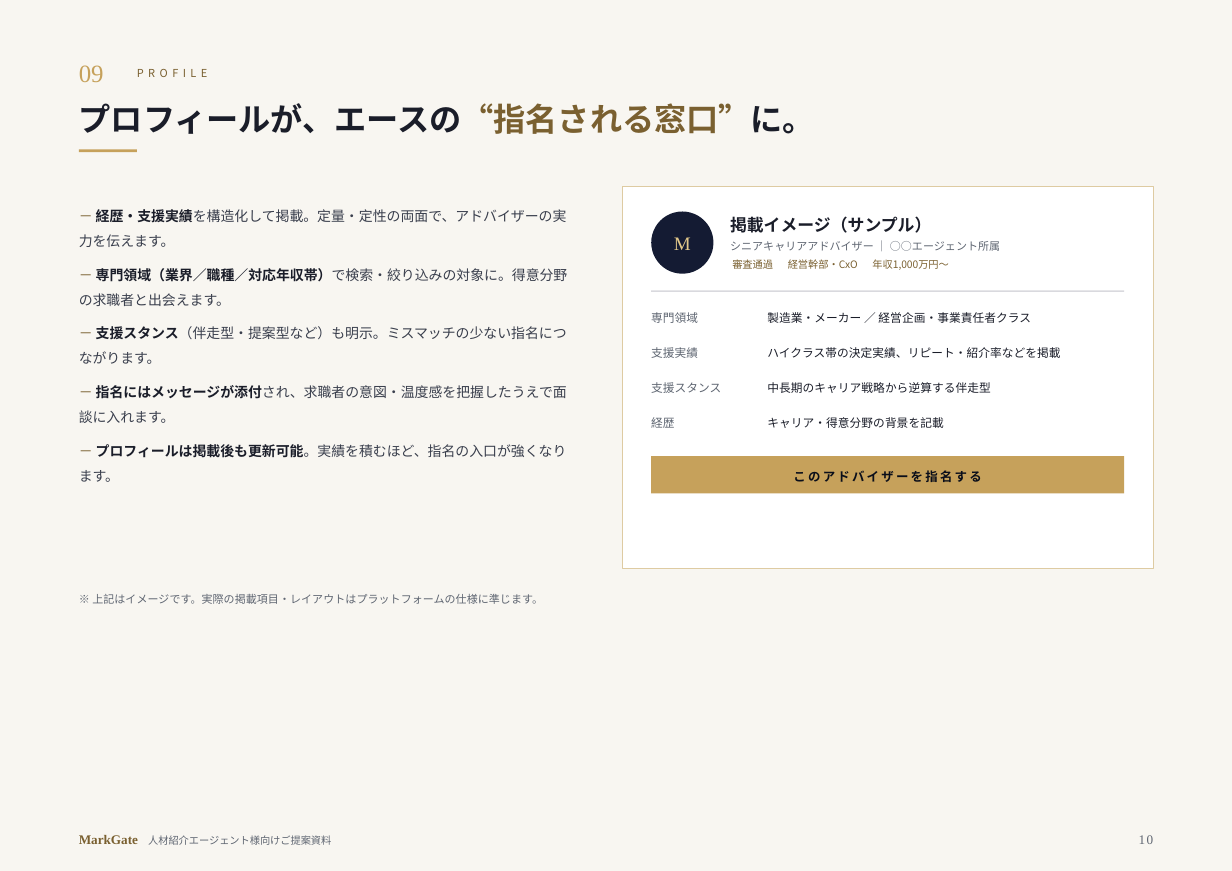
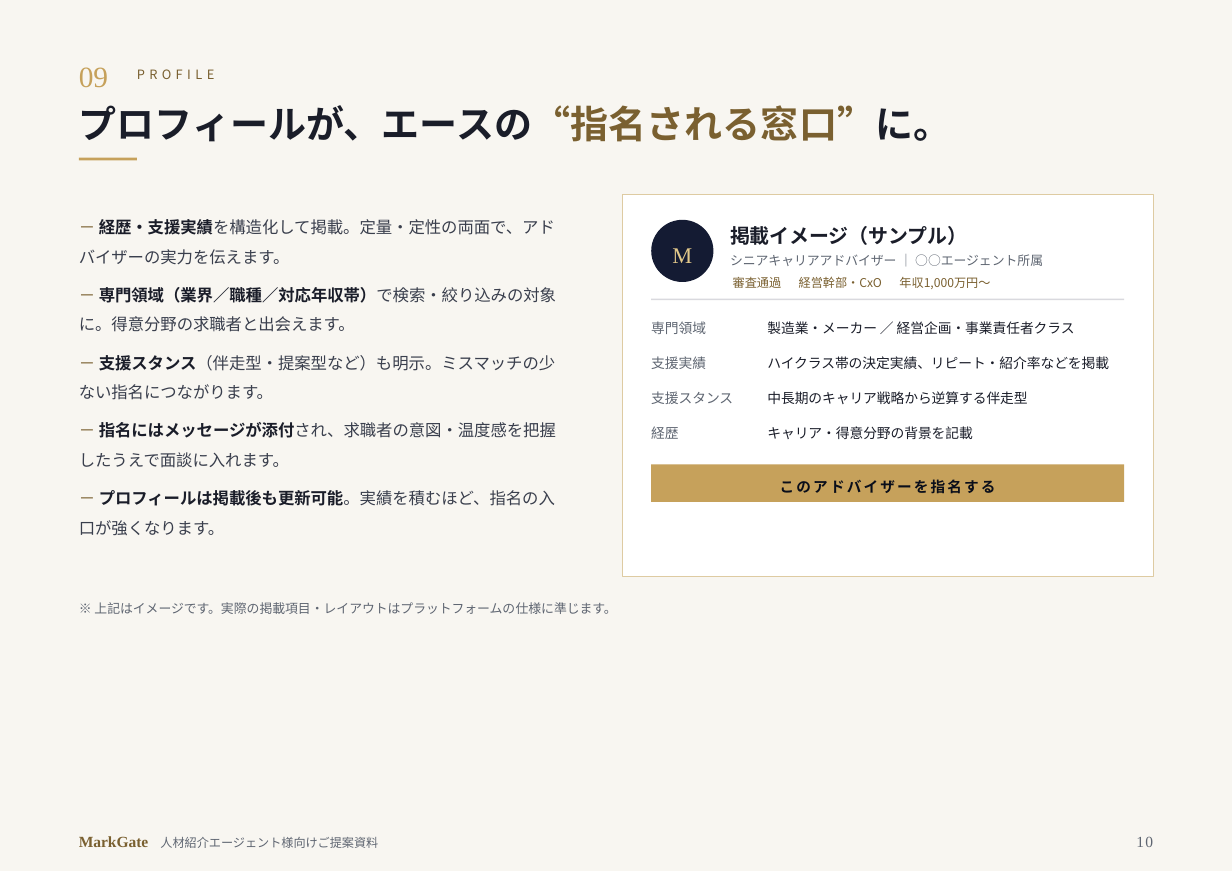
Before and after one commit to hokan38/Business, a slide deck: slide 10 of sales/markgate-agent-deck.pptx. Drawn at 1232x871 pixels with LibreOffice and Linux fonts; fonts in the diff are those of the drawing. Boxes give left, top, right and bottom in pixels: in the first picture for what was removed or moved away, otherwise in the second. Text is boxed around its words. In the diff, an @@ line names an element or a change of style, - is before the commit and + after.

```diff
--- a/sales/markgate-agent-deck.pptx
+++ b/sales/markgate-agent-deck.pptx
@@ text "09" at (x1=79, y1=67, x2=108, y2=87): size 17 to 20.1 pt @@
@@ text "PROFILE" at (x1=137, y1=63, x2=966, y2=89): size 7.5 to 8.8 pt @@
@@ text "プロフィールが、エースの“指名される窓口”に。" at (x1=79, y1=105, x2=952, y2=142): size 22 to 26 pt @@
@@ text "－ 経歴・支援実績を構造化して掲載。定量・定性の両面で、アドバイザーの実力を伝えます。" at (x1=79, y1=219, x2=556, y2=535): size 9.5 to 11.2 pt @@
@@ text "M" moved from (x1=674, y1=237, x2=691, y2=250) to (x1=672, y1=248, x2=692, y2=263) @@
@@ text "M" at (x1=672, y1=248, x2=692, y2=263): size 13 to 15.3 pt @@
@@ text "掲載イメージ（サンプル）" at (x1=730, y1=226, x2=1043, y2=289): size 11.5 to 13.6 pt in "掲載イメージ（サンプル）"; size 7.5 to 8.8 pt in "シニアキャリアアドバイザー ｜ ○○エージェント所属"; size 7 to 8.3 pt in "審査通過 経営幹部・CxO 年収1,000万円〜" @@
@@ rectangle moved from (x1=651, y1=291, x2=1125, y2=293) to (x1=651, y1=298, x2=1125, y2=300) @@
@@ size 8 to 9.4 pt in 8 elements at (x1=651, y1=321, x2=706, y2=334), (x1=651, y1=356, x2=706, y2=369), (x1=651, y1=391, x2=733, y2=404), (x1=651, y1=426, x2=678, y2=439), (x1=767, y1=321, x2=1075, y2=334), (x1=767, y1=356, x2=1109, y2=369), (x1=767, y1=391, x2=1027, y2=404), (x1=767, y1=426, x2=972, y2=439) @@
@@ 12 texts, 3 rectangles, 1 ellipse moved together from (x1=79, y1=150, x2=1154, y2=604) to (x1=79, y1=158, x2=1154, y2=614) @@
@@ text "このアドバイザーを指名する" at (x1=780, y1=479, x2=996, y2=494): size 8.5 to 10 pt @@
@@ text "※ 上記はイメージです。実際の掲載項目・レイアウトはプラットフォームの仕様に準じます。" at (x1=94, y1=602, x2=616, y2=614): size 7.5 to 8.8 pt @@
@@ text "MarkGate 人材紹介エージェント様向けご提案資料" at (x1=79, y1=836, x2=378, y2=848): size 9 to 10.6 pt in "MarkGate"; size 7 to 8.3 pt in "人材紹介エージェント様向けご提案資料" @@
@@ text "10" at (x1=1136, y1=836, x2=1153, y2=847): size 9 to 10.6 pt @@
```
Also in this commit, not shown: 14 other slides changed, 2 other files.
